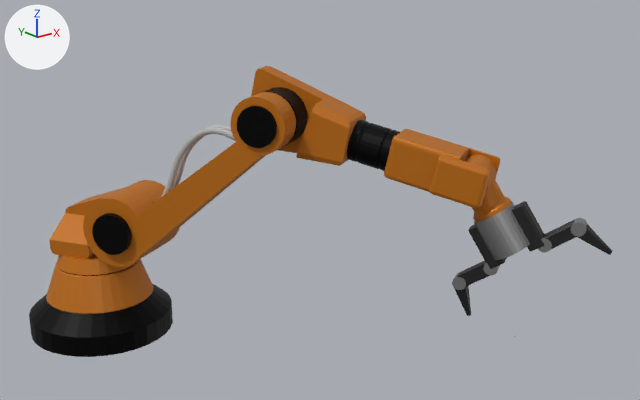
One commit to the glTF model public/assets/blend/robotarm_animation_body.glb: the scene before it, then after it.
Rendered twice from a camera (50 mm lens) standing at (-13.3, -30.4, 15.3) and looking at (6.3, -5.8, 5.4). The axes (+X, +Y, +Z) are drawn at upper left. The lights are the same throughout. The picture after the commit comes second. Both versions are drawn at frame 95 of the action 'robotarm_action'; the numbers are the values there.
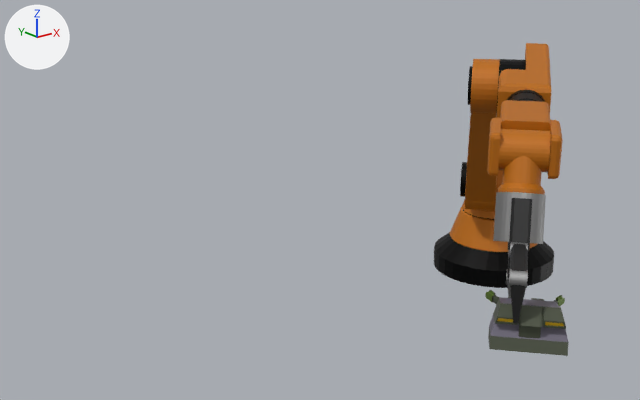
Changed parts and their boxes (x1, y1, x2, y2) in the pictures (640 x 400 px):
'Cylinder.022', moved, turned
    before: (29, 255, 173, 357)
    after: (434, 200, 554, 288)
'Cylinder.021', moved, turned
    before: (83, 92, 296, 267)
    after: (465, 59, 500, 211)
'Cylinder.025', moved, turned
    before: (347, 120, 500, 208)
    after: (487, 90, 563, 179)
'Cylinder.024', moved, turned
    before: (465, 155, 544, 269)
    after: (493, 129, 551, 251)
'Cylinder.023', moved, turned
    before: (251, 66, 366, 166)
    after: (497, 43, 551, 118)
'Cube', moved, turned, rescaled (not visible before)
    after: (485, 290, 569, 356)
'Cylinder.020', moved, turned
    before: (50, 180, 180, 259)
    after: (460, 162, 503, 206)
'Cylinder.027', moved, turned
    before: (571, 218, 612, 255)
    after: (509, 269, 528, 323)
'Cylinder.026', moved, turned
    before: (538, 220, 577, 252)
    after: (510, 242, 528, 271)
'Cylinder.028', moved, turned
    before: (457, 261, 500, 286)
    after: (507, 250, 510, 279)
'Cylinder.029', moved, turned
    before: (452, 273, 471, 316)
    after: (506, 269, 511, 296)

The change, as a diff of the scene's bpy script:
```diff
--- a/public/assets/blend/robotarm_animation_body.glb.py
+++ b/public/assets/blend/robotarm_animation_body.glb.py
@@ ob_cylinder_022 @@
 ob_cylinder_022 = bpy.data.objects.new('Cylinder.022', me_cylinder_022)
-ob_cylinder_022.location = (0.0, 0.0, 0.0)
-ob_cylinder_022.rotation_euler = (0.0, 0.0, 0.00189)  # degrees (0, 0, 0.1)
+ob_cylinder_022.location = (16.98, -5.25, 0.0)
+ob_cylinder_022.rotation_euler = (0.0, 0.0, -3.14)  # degrees (0, 0, -180)
 ob_cylinder_022.scale = (2.01, 2.01, 2.01)
@@ ob_cylinder_020 @@
 ob_cylinder_020.location = (-0.0262, 0.00419, 1.654)
-ob_cylinder_020.rotation_euler = (1.571, 0.0, -1.047)  # degrees (90, 0, -60)
+ob_cylinder_020.rotation_euler = (1.571, 0.0, 0.694)  # degrees (90, 0, 40)
 ob_cylinder_020.scale = (0.646, 0.646, 0.646)
@@ ob_cylinder_021 @@
 ob_cylinder_021.location = (1.377, 0.998, 1.036)
-ob_cylinder_021.rotation_euler = (0.0, 0.0, -2.459)  # degrees (0, 0, -141)
+ob_cylinder_021.rotation_euler = (0.0, 0.0, -2.337)  # degrees (0, 0, -134)
@@ ob_cylinder_023 @@
 ob_cylinder_023.location = (-5.557, 0.198, -1.073)
-ob_cylinder_023.rotation_euler = (0.0, 0.0, 2.242)  # degrees (0, 0, 128)
+ob_cylinder_023.rotation_euler = (0.0, 0.0, 2.247)  # degrees (0, 0, 129)
 ob_cylinder_023.scale = (0.75, 0.75, 0.75)
@@ ob_cylinder_024 @@
 ob_cylinder_024.location = (4.292, 0.0239, -0.0202)
-ob_cylinder_024.rotation_euler = (0.0, 0.0, -0.794)  # degrees (0, 0, -45)
+ob_cylinder_024.rotation_euler = (0.0, 0.0, -1.136)  # degrees (0, 0, -65)
 ob_cylinder_024.scale = (0.612, 0.612, 0.612)
@@ ob_cylinder_026 @@
 ob_cylinder_026.location = (4.843, 1.676, 0.185)
-ob_cylinder_026.rotation_euler = (0.0, 0.0, 1.064)  # degrees (0, 0, 61)
+ob_cylinder_026.rotation_euler = (0.0, 0.0, 0.374)  # degrees (0, 0, 21)
@@ ob_cylinder_028 @@
 ob_cylinder_028.location = (4.843, -1.56, 0.185)
-ob_cylinder_028.rotation_euler = (0.0, 0.0, -1.095)  # degrees (0, 0, -63)
+ob_cylinder_028.rotation_euler = (0.0, 0.0, -0.352)  # degrees (0, 0, -20)
@@ ob_cube @@
 ob_cube.rotation_euler = (1.571, 0.00188, -1.366)  # degrees (90, 0.1, -78)
-ob_cube.scale = (0.0202, 0.0202, 0.0202)
+ob_cube.scale = (1.74, 1.74, 1.74)
```
